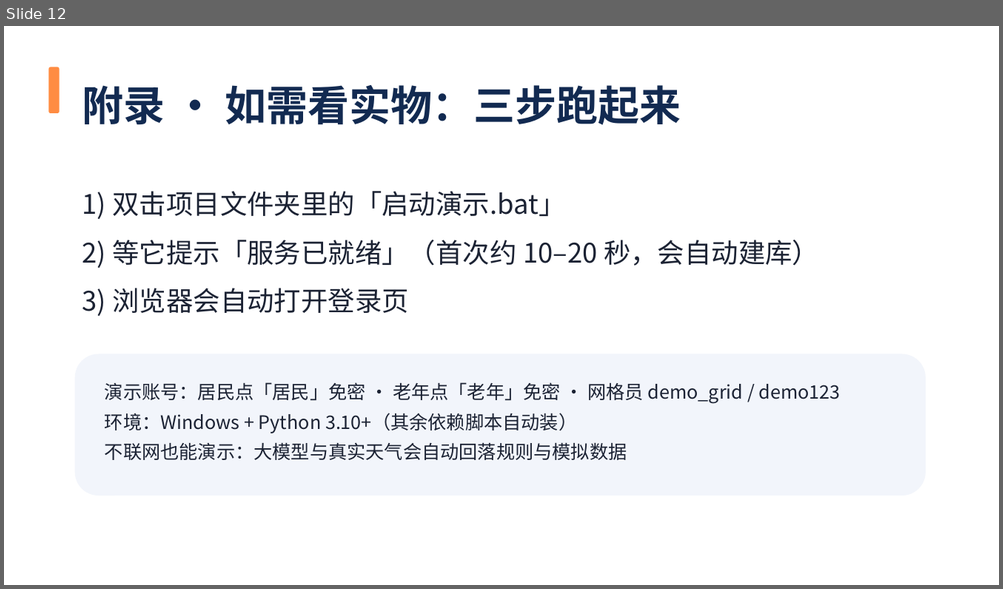
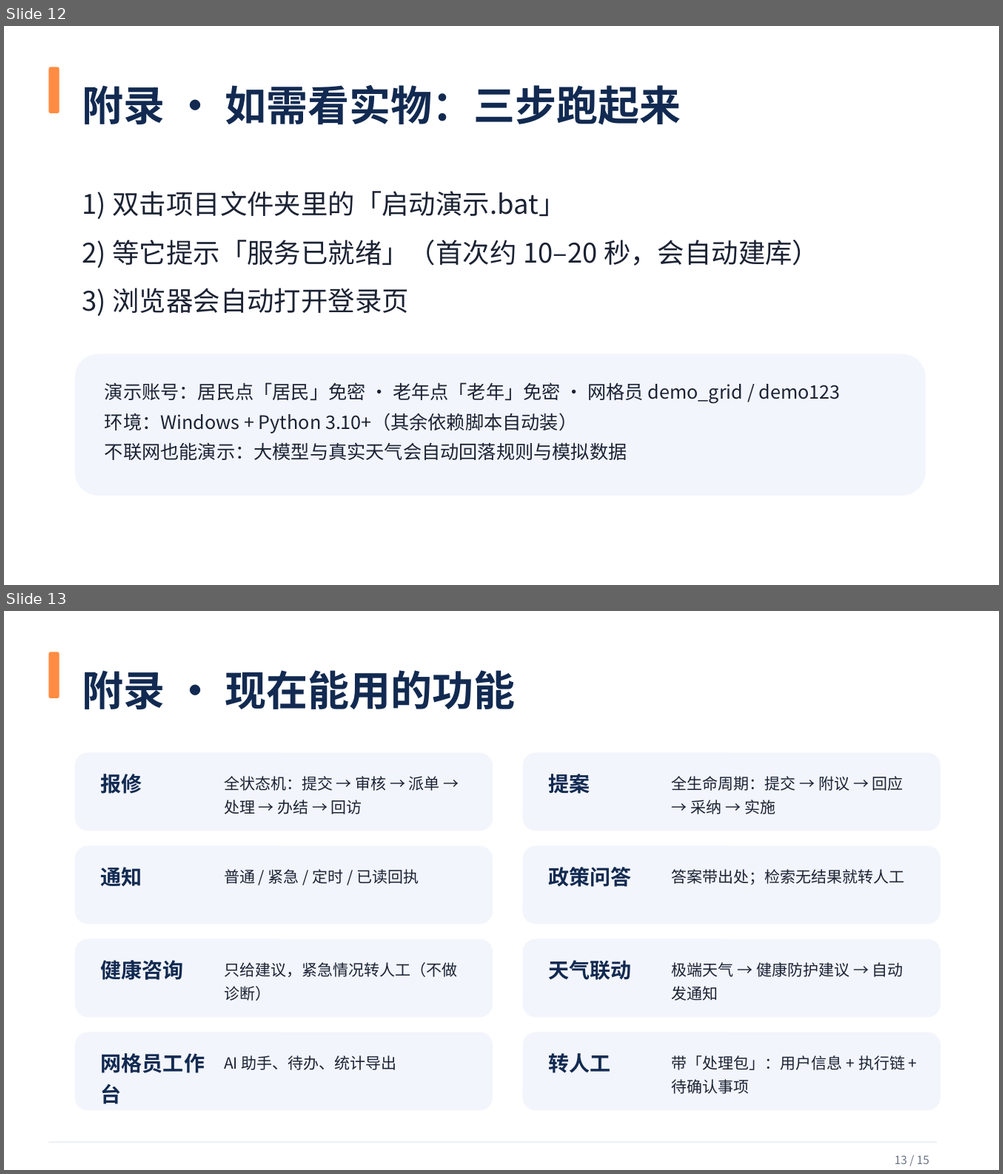
Before and after one commit to woshuofengsu/campus-insight-agent, a slide deck: docs/competition/9月22日路演-社区先知.pptx. Shown one above the other, each under a label of ours: slide 12 before the commit, slides 12 and 13 after it. The pictures are 1003x589 and 1003x1174 pixels, drawn with LibreOffice and Linux fonts; fonts in the diff are those of the drawing. Boxes give left, top, right and bottom in pixels: in the first picture for what was removed or moved away, otherwise in the second. Text is boxed around its words. In the diff, an @@ line names an element or a change of style, - is before the commit and + after.

```diff
--- a/docs/competition/9月22日路演-社区先知.pptx
+++ b/docs/competition/9月22日路演-社区先知.pptx
@@ slide 13 added at [4, 611, 999, 1170], background #FFFFFF @@
@@ rounded rectangle added at [48, 652, 60, 698], fill #FF8C42 @@
@@ text added at [82, 670, 515, 710], 40 pt, text #122A51, bold @@
+附录 · 现在能用的功能
@@ rounded rectangle added at [75, 753, 492, 831], fill #F2F5FB @@
@@ rounded rectangle added at [523, 753, 940, 831], fill #F2F5FB @@
@@ text added at [101, 774, 142, 794], 20 pt, text #122A51, bold @@
+报修
@@ text added at [224, 776, 440, 815], 15 pt, text #1B2233 @@
+全状态机：提交 → 审核 → 派单 → 处理 → 办结 → 回访
@@ text added at [549, 774, 590, 794], 20 pt, text #122A51, bold @@
+提案
@@ text added at [671, 776, 903, 815], 15 pt, text #1B2233 @@
+全生命周期：提交 → 附议 → 回应 → 采纳 → 实施
@@ rounded rectangle added at [75, 846, 492, 924], fill #F2F5FB @@
@@ rounded rectangle added at [523, 846, 940, 924], fill #F2F5FB @@
@@ text added at [101, 867, 142, 886], 20 pt, text #122A51, bold @@
+通知
@@ text added at [224, 869, 418, 884], 15 pt, text #1B2233 @@
+普通 / 紧急 / 定时 / 已读回执
@@ text added at [549, 867, 632, 887], 20 pt, text #122A51, bold @@
+政策问答
@@ text added at [671, 869, 905, 885], 15 pt, text #1B2233 @@
+答案带出处；检索无结果就转人工
@@ rounded rectangle added at [75, 940, 492, 1017], fill #F2F5FB @@
@@ rounded rectangle added at [523, 940, 940, 1017], fill #F2F5FB @@
@@ text added at [101, 960, 184, 980], 20 pt, text #122A51, bold @@
+健康咨询
@@ text added at [224, 963, 457, 1001], 15 pt, text #1B2233 @@
+只给建议，紧急情况转人工（不做诊断）
@@ text added at [549, 960, 632, 980], 20 pt, text #122A51, bold @@
+天气联动
@@ text added at [671, 963, 903, 1001], 15 pt, text #1B2233 @@
+极端天气 → 健康防护建议 → 自动发通知
@@ rounded rectangle added at [75, 1033, 492, 1111], fill #F2F5FB @@
@@ text added at [101, 1054, 205, 1105], 20 pt, text #122A51, bold @@
+网格员工作台
@@ rounded rectangle added at [523, 1033, 940, 1111], fill #F2F5FB @@
@@ text added at [549, 1054, 611, 1073], 20 pt, text #122A51, bold @@
+转人工
@@ text added at [224, 1056, 397, 1071], 15 pt, text #1B2233 @@
+AI 助手、待办、统计导出
@@ text added at [671, 1056, 905, 1094], 15 pt, text #1B2233 @@
+带「处理包」：用户信息 + 执行链 + 待确认事项
@@ rectangle added at [48, 1142, 936, 1143], fill #DDE3EE @@
@@ text added at [894, 1156, 929, 1165], 11 pt, text #6B7485 @@
+13 / 15
```
Also in this commit, not shown: 8 slides changed, 2 other slides added, 1 other file.
